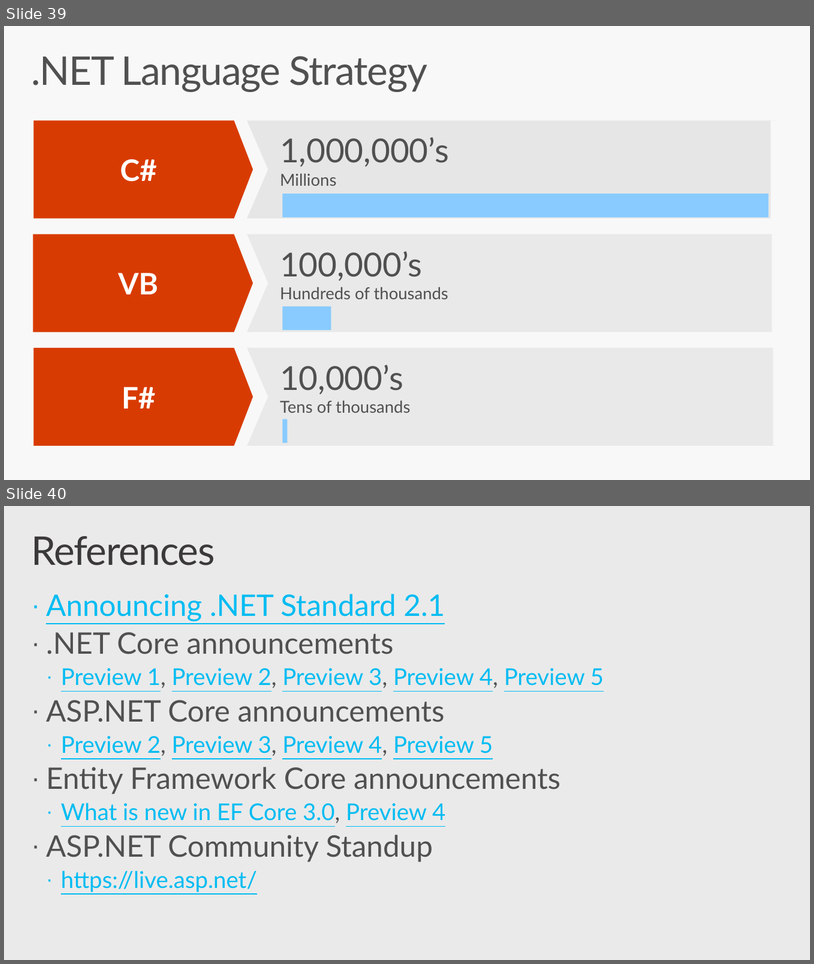
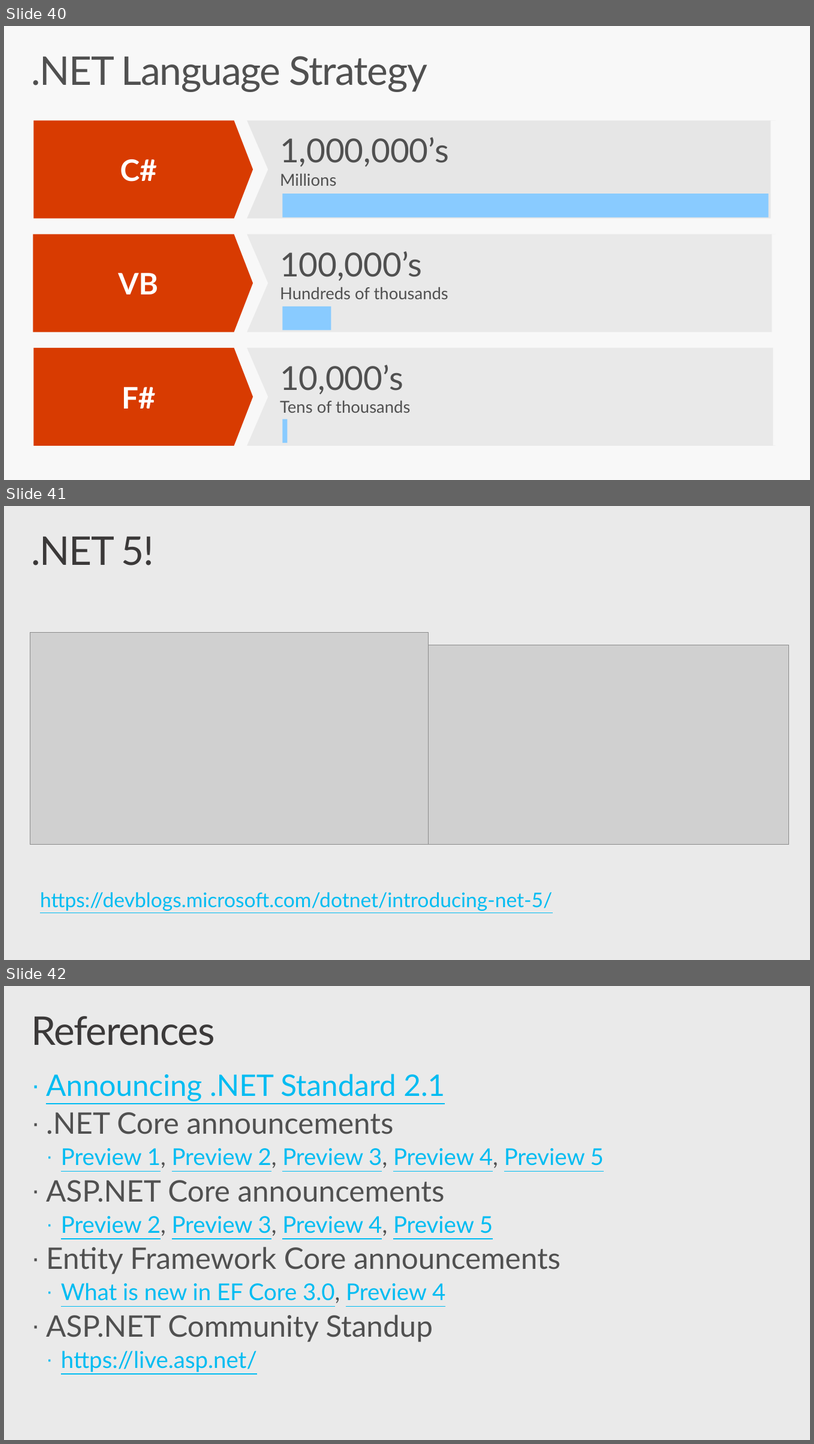
Before and after one commit to nithinmohantk/VS2019Launch-LK, a slide deck: slides/VS2019-Launch-CS80.pptx. Shown one above the other, each under a label of ours: slides 39 and 40 before the commit, slides 40, 41 and 42 after it. The pictures are 814x964 and 814x1444 pixels, drawn with LibreOffice and Linux fonts; fonts in the diff are those of the drawing; grey boxes stand for pictures; background and template pictures are left out. Boxes give left, top, right and bottom in pixels: in the first picture for what was removed or moved away, otherwise in the second. Text is boxed around its words. In the diff, an @@ line names an element or a change of style, - is before the commit and + after.

```diff
--- a/slides/VS2019-Launch-CS80.pptx
+++ b/slides/VS2019-Launch-CS80.pptx
@@ slide 41 added at (4,506,810,960), background #EAEAEA @@
@@ title added at (31,537,155,565), 48 pt, text #3B3939 @@
+.NET 5!
@@ picture added at (30,632,428,844) @@
@@ picture added at (429,645,789,844) @@
@@ text added at (40,892,552,910), 24.5 pt, text #00BCF2, underline @@
+https://devblogs.microsoft.com/dotnet/introducing-net-5/
@@ what was slide 39 is now slide 40 @@
@@ what was slide 40 is now slide 42 @@
```
Also in this commit, not shown: 3 slides changed, 1 other slide added, 24 other files.
